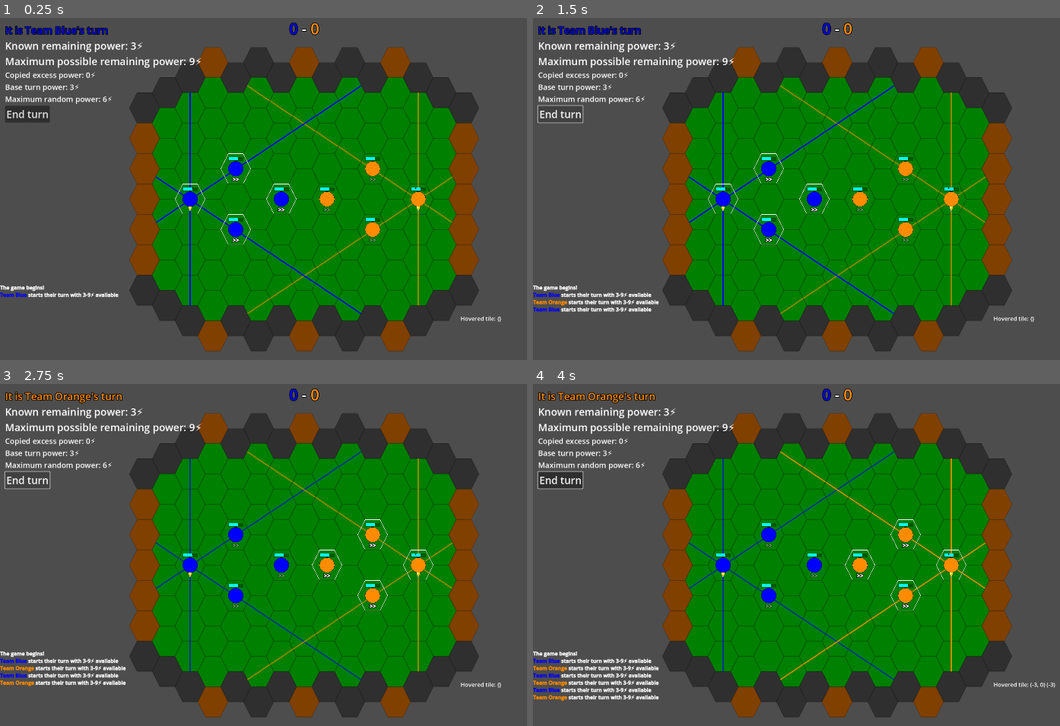
Above: before the commit, frames 1-4 (two rows, left to right).
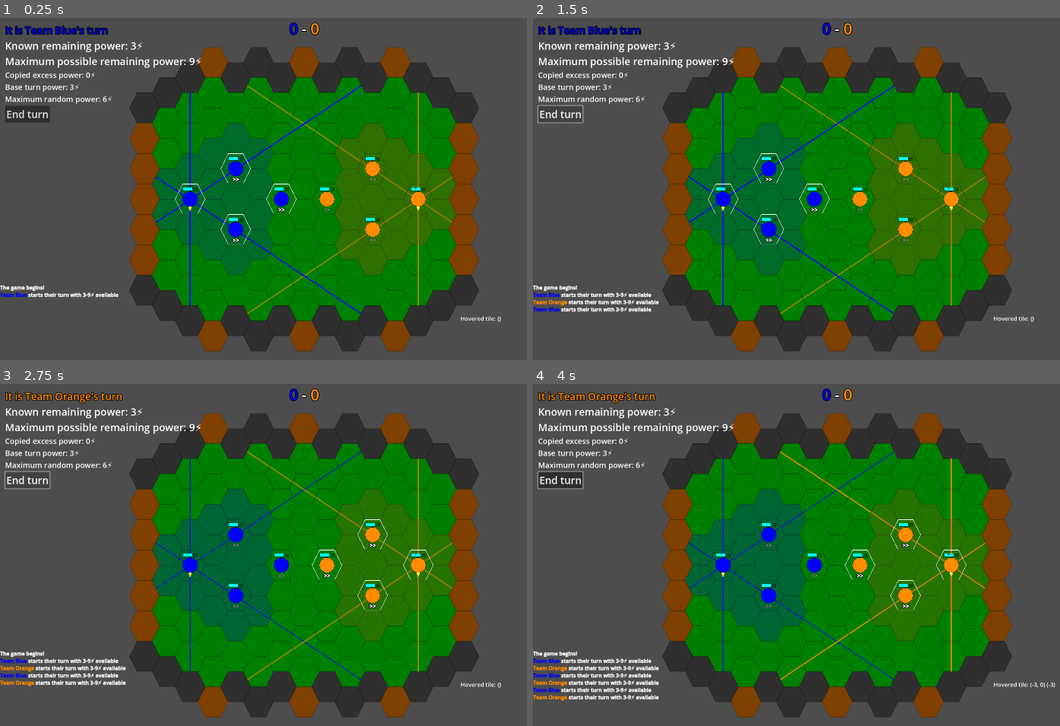
Above: after the commit, the same moments.

Repository: devencire/godot-conduit
Game: Godot game, scene res://scenes/world.tscn
The game is run twice, just before and just after one commit, with the same random seed, the same clock (stepped at 60 frames per second) and the same inputs.
Inputs (mouse positions are in pixels of both pictures, inside the frame that each line leads up to):
- Up to frame 1 (0.25 s): no input
- Up to frame 2 (1.5 s): click "End turn" at 0.5 s; click "End turn" at 1.25 s
- Up to frame 3 (2.75 s): click "End turn" at 2 s
- Up to frame 4 (4 s): tap Enter at 2.75 s; move the mouse to (722, 575) at 2.77 s; click (722, 575) at 2.92 s; tap Space at 3.5 s; move the mouse to (770, 544) at 3.52 s; click (770, 544) at 3.67 s

The runs differ from the first frame. In frame 1, 13% of the frame differs, in the area x 28-87%, y 30-76%; in frame 2, 13%; in frame 3, 13%; in frame 4, 13%.

Commit message:
add zones of control around powered players

Diff:
--- a/scenes/round_root.tscn
+++ b/scenes/round_root.tscn
@@ -12,6 +12,7 @@
 [ext_resource type="Script" path="res://scripts/Players.gd" id="9_08gjo"]
 [ext_resource type="Script" path="res://scripts/DebugShowTileLabel.gd" id="10_gxg42"]
 [ext_resource type="Script" path="res://scripts/EventLog.gd" id="11_on58r"]
+[ext_resource type="Script" path="res://scripts/ControlZones.gd" id="12_8vi0e"]
 [ext_resource type="PackedScene" uid="uid://c04vm1q3ssoxd" path="res://scenes/round_ui.tscn" id="12_v5fyg"]
 
 [sub_resource type="TileSetAtlasSource" id="TileSetAtlasSource_s34qc"]
@@ -35,6 +36,7 @@
 1:0/0 = 0
 2:0/0 = 0
 3:0/0 = 0
+0:1/0 = 0
 
 [sub_resource type="TileSet" id="TileSet_ce3eq"]
 tile_shape = 3
@@ -64,7 +66,7 @@
 position = Vector2(-48, 32)
 scale = Vector2(0.75, 0.75)
 
-[node name="ArenaTileMap" type="TileMap" parent="Arena"]
+[node name="ArenaTileMap" type="TileMap" parent="Arena" node_paths=PackedStringArray("control_zones")]
 unique_name_in_owner = true
 tile_set = SubResource("TileSet_ce3eq")
 format = 2
@@ -77,6 +79,7 @@
 layer_2/navigation_enabled = false
 layer_2/tile_data = PackedInt32Array(-393219, 0, 1, -262149, 0, 1, -131079, 0, 1, 131066, 0, 1, 196603, 0, 1, 262140, 0, 1, 327677, 0, 1, 393214, 0, 1, 393218, 0, 1, 262148, 0, 1, 131078, 0, 1, -131067, 0, 1, -393215, 0, 1, -196604, 0, 1, -262141, 0, 1, -327678, 0, 1)
 script = ExtResource("5_ivx7d")
+control_zones = NodePath("../ControlZones")
 
 [node name="Selection" parent="Arena" instance=ExtResource("6_pdv55")]
 
@@ -103,6 +106,20 @@
 format = 2
 
 [node name="TeamTwoBoundary" type="TileMap" parent="Arena/TravelBoundaries"]
+modulate = Color(1, 0.54902, 0, 1)
+tile_set = SubResource("TileSet_ce3eq")
+format = 2
+
+[node name="ControlZones" parent="Arena" instance=ExtResource("7_56j7m")]
+unique_name_in_owner = true
+script = ExtResource("12_8vi0e")
+
+[node name="TeamOneZones" type="TileMap" parent="Arena/ControlZones"]
+modulate = Color(0, 0, 1, 1)
+tile_set = SubResource("TileSet_ce3eq")
+format = 2
+
+[node name="TeamTwoZones" type="TileMap" parent="Arena/ControlZones"]
 modulate = Color(1, 0.54902, 0, 1)
 tile_set = SubResource("TileSet_ce3eq")
 format = 2
@@ -185,11 +202,14 @@
 text = "Next round"
 
 [connection signal="changed" from="TurnState" to="RoundUI" method="_on_turn_state_changed"]
+[connection signal="new_turn_started" from="TurnState" to="Arena/ArenaTileMap" method="_on_turn_state_new_turn_started"]
 [connection signal="new_turn_started" from="TurnState" to="Arena/Selection" method="_on_turn_state_new_turn_started"]
 [connection signal="new_turn_started" from="TurnState" to="Arena/PoweredTiles" method="_on_turn_state_new_turn_started"]
+[connection signal="new_turn_started" from="TurnState" to="Arena/ControlZones" method="_on_turn_state_new_turn_started"]
 [connection signal="changed" from="ScoreState" to="Arena/TravelBoundaries" method="_on_score_state_changed"]
 [connection signal="changed" from="Arena/Players" to="ScoreState" method="_on_players_changed"]
 [connection signal="changed" from="Arena/Players" to="Arena/ArenaTileMap" method="_on_players_changed"]
 [connection signal="changed" from="Arena/Players" to="Arena/PoweredTiles" method="_on_players_changed"]
+[connection signal="changed" from="Arena/Players" to="Arena/ControlZones" method="_on_players_changed"]
 [connection signal="child_order_changed" from="Arena/Players" to="Arena/Players" method="_on_child_order_changed"]
 [connection signal="pressed" from="RoundOverUI/VBoxContainer/NextRoundButton" to="." method="_on_next_round_button_pressed"]
--- a/scripts/ArenaTileMap.gd
+++ b/scripts/ArenaTileMap.gd
@@ -5,18 +5,44 @@
 const GROUND_LAYER := 0
 const WALL_LAYER := 1
 
-var astar: AStar2D
+var astar: ZoneRespectingAStar2D
 var disabled_point_ids: Array[int] = []
+
+@export var control_zones: ControlZones
 
 func _ready():
 	_build_astar()
 
+## A specialised AStar2D that knows the `moving_team` and heavily penalises moves
+## that leave a tile controlled by the opposing team (since players cannot normally
+## make such moves).
+class ZoneRespectingAStar2D:
+	extends AStar2D
+
+	var control_zones: ControlZones
+	var moving_team: Constants.Team
+
+	func _init(new_control_zones: ControlZones):
+		control_zones = new_control_zones
+
+	func _compute_cost(from_id: int, to_id: int):
+		# heavily penalise moving out of opponent's controlled zones (since players cannot normally do this)
+		var from_cell := ArenaTileMap._astar_id_to_cell(from_id)
+		if control_zones.cell_controlled_by_team(from_cell, Constants.other_team(moving_team)):
+			return 100000
+		# otherwise just use the distance between the tiles
+		var from_vec := get_point_position(from_id)
+		var to_vec := get_point_position(to_id)
+		return from_vec.distance_to(to_vec)
+
 func _build_astar() -> void:
 	var cells := get_used_cells(GROUND_LAYER)
-	astar = AStar2D.new()
+	astar = ZoneRespectingAStar2D.new(control_zones)
 	astar.reserve_space(cells.size())
+	var tile_scale := Vector2(tile_set.tile_size.x, tile_set.tile_size.y)
 	for cell in cells:
-		astar.add_point(_cell_to_astar_id(cell), map_to_local(cell))
+		astar.add_point(_cell_to_astar_id(cell), map_to_local(cell) / tile_scale)
+		print(_cell_to_astar_id(cell), ' ', map_to_local(cell) / tile_scale)
 	for cell in cells:
 		var cell_id := _cell_to_astar_id(cell)
 		var surrounding_cells := get_surrounding_cells(cell)
@@ -27,13 +53,13 @@
 
 ## Converts a Vector2i into a single int (mirroring `_astar_id_to_cell`).
 ## Depends on the grid not exceeding 50x50.
-func _cell_to_astar_id(cell: Vector2i) -> int:
+static func _cell_to_astar_id(cell: Vector2i) -> int:
 	# Need to add 10000 to ensure the id is not negative
 	# (AStar2D rejects negative ids)
 	return 10000 + cell.x + cell.y * 100
 
 ## Converts a single int into a Vector2i (mirroring `_cell_to_astar_id`).
-func _astar_id_to_cell(id: int) -> Vector2i:
+static func _astar_id_to_cell(id: int) -> Vector2i:
 	var without_const := id - 10000
 	var y = roundi(without_const / 100.0)
 	return Vector2i(without_const - y * 100, y)
@@ -47,6 +73,10 @@
 		return cells
 	var id_path := Array(astar.get_id_path(start_id, end_id))
 	for id in id_path:
+		var cell := _astar_id_to_cell(id)
+		if id != id_path[-1] and control_zones.cell_controlled_by_team(cell, Constants.other_team(astar.moving_team)):
+			cells = []
+			return cells
 		cells.append(_astar_id_to_cell(id))
 	return cells.slice(1)
 
@@ -143,3 +173,6 @@
 
 func _on_players_changed(players: Players):
 	update_obstacles(players.all_players)
+
+func _on_turn_state_new_turn_started(state: TurnState):
+	astar.moving_team = state.active_team
--- a/scripts/Constants.gd
+++ b/scripts/Constants.gd
@@ -25,6 +25,13 @@
 	elif team == Constants.Team.TWO:
 		return Color(1, 0.55, 0)
 	return Color(1, 0.55, 1)
+
+static func team_zone_color(team: Team) -> Color:
+	if team == Constants.Team.ONE:
+		return Color(0, 0, 1, 0.2)
+	elif team == Constants.Team.TWO:
+		return Color(0.6, 0.3, 0, 0.3)
+	return Color(1, 0.55, 1, 0.2)
 
 static func other_team(team: Team) -> Team:
 	if team == Team.ONE:
--- /dev/null
+++ b/scripts/ControlZones.gd
@@ -0,0 +1,53 @@
+class_name ControlZones
+
+extends Node2D
+
+@onready var arena_tilemap: ArenaTileMap = %ArenaTileMap
+@onready var players: Players = %Players
+@onready var turn_state: TurnState = %TurnState
+
+@onready var team_one_zones: TileMap = $TeamOneZones
+@onready var team_two_zones: TileMap = $TeamTwoZones
+
+func _on_players_changed(_players: Players) -> void:
+	_set_control_zones()
+
+func _on_turn_state_new_turn_started(_state: TurnState) -> void:
+	_set_control_zones()
+
+func _set_control_zones() -> void:
+	if not is_inside_tree():
+		return
+
+	for team in [Constants.Team.ONE, Constants.Team.TWO]:
+		_set_control_zones_for_team(team)
+
+const ZONE_SOURCE := 1
+const ATLAS_COORDS_FOR_ZONE := Vector2i(0, 1)
+
+func _zones_map_for_team(team: Constants.Team) -> TileMap:
+	if team == Constants.Team.ONE:
+		return team_one_zones
+	return team_two_zones
+
+func _set_control_zones_for_team(team: Constants.Team) -> void:
+	var zones_map := _zones_map_for_team(team)
+	zones_map.clear()
+
+	var powered_players := players.powered_players_on_team(team)
+	for player in powered_players:
+		var zone_cells_by_direction := arena_tilemap.get_aligned_cells_at_range(player.tile_position, 1)
+		var zone_cells = zone_cells_by_direction.values()
+		zone_cells.push_back(player.tile_position)
+		for cell: Vector2i in zone_cells:
+			zones_map.set_cell(0, cell, ZONE_SOURCE, ATLAS_COORDS_FOR_ZONE)
+
+	zones_map.modulate = Constants.team_zone_color(team)
+	if team == turn_state.active_team:
+		zones_map.modulate.a *= 0.8
+	else:
+		move_child(zones_map, 1)
+
+func cell_controlled_by_team(cell: Vector2i, team: Constants.Team) -> bool:
+	var zones_map := _zones_map_for_team(team)
+	return zones_map.get_cell_source_id(0, cell) != -1
--- a/scripts/Hammer.gd
+++ b/scripts/Hammer.gd
@@ -39,7 +39,7 @@
 	_draw_target_selection_preview()
 
 func _unhandled_input(event):
-	if not player.selected or not player.is_powered_by_team_beacon():
+	if not player.selected or not player.is_powered:
 		return
 
 	if event is InputEventMouseButton:
@@ -70,7 +70,7 @@
 func _draw_target_selection_preview():
 	# TODO retain and re-use the preview tiles for performance?
 	_clear_target_preview()
-	if not player.is_powered_by_team_beacon():
+	if not player.is_powered:
 		return
 	target_preview = Node2D.new()
 	var valid_targets := get_valid_targets()
--- a/scripts/Player.gd
+++ b/scripts/Player.gd
@@ -16,6 +16,7 @@
 var turn_state: TurnState
 var event_log: EventLog
 var score_state: ScoreState
+var control_zones: ControlZones
 
 @onready var graphic: Node2D = $Graphic
 @onready var sprite: AnimatedSprite2D = $Graphic/Sprite
@@ -43,6 +44,15 @@
 	set(new_is_beacon):
 		is_beacon = new_is_beacon
 		is_beacon_changed.emit(is_beacon)
+
+@export var is_powered: bool:
+	get:
+		if is_beacon:
+			return true
+		var beacon_player := players.beacon_for_team(team)
+		if not beacon_player:
+			return false
+		return arena_tilemap.are_cells_aligned(tile_position, beacon_player.tile_position)
 
 # A name, just used for debugging for now
 @export var debug_name: String
@@ -90,6 +100,7 @@
 	turn_state = round_root.turn_state
 	event_log = round_root.event_log
 	score_state = round_root.score_state
+	control_zones = round_root.control_zones
 
 	players = get_parent()
 
@@ -230,14 +241,6 @@
 	else:
 		selection_tile.mode = SelectionTile.Mode.DEFAULT
 
-func is_powered_by_team_beacon() -> bool:
-	if is_beacon:
-		return true
-	var beacon_player := players.beacon_for_team(team)
-	if not beacon_player:
-		return false
-	return arena_tilemap.are_cells_aligned(tile_position, beacon_player.tile_position)
-
 var tween: Tween
 
 const WALK_DURATION_PER_TILE := 0.2
--- a/scripts/Players.gd
+++ b/scripts/Players.gd
@@ -46,3 +46,6 @@
 
 func players_on_team(team: Constants.Team) -> Array[Player]:
 	return all_players.filter(func(player: Player): return player.team == team)
+
+func powered_players_on_team(team: Constants.Team) -> Array[Player]:
+	return players_on_team(team).filter(func(player: Player): return player.is_powered)
--- a/scripts/PoweredTiles.gd
+++ b/scripts/PoweredTiles.gd
@@ -8,9 +8,6 @@
 
 @onready var team_one_power_lines: TileMap = $TeamOnePowerLines
 @onready var team_two_power_lines: TileMap = $TeamTwoPowerLines
-
-var powered_tile_scene := preload("res://scenes/powered_tile.tscn")
-var powered_tile_container: Node2D
 
 var pulse_tween: Tween
 
--- a/scripts/RoundRoot.gd
+++ b/scripts/RoundRoot.gd
@@ -8,6 +8,7 @@
 @onready var turn_state: TurnState = %TurnState
 @onready var arena_tilemap: ArenaTileMap = %ArenaTileMap
 @onready var event_log: EventLog = %EventLog
+@onready var control_zones: ControlZones = %ControlZones
 @onready var players: Players = %Players
 @onready var score_state: ScoreState = %ScoreState
 @onready var round_over_ui: CanvasLayer = %RoundOverUI
Binary file changed: assets/power_line_hexes.png
Not shown: 1 places in scenes/round_root.tscn that only renumber resources
Empty file added: scripts/ZoneRespectingAStar2D.gd
